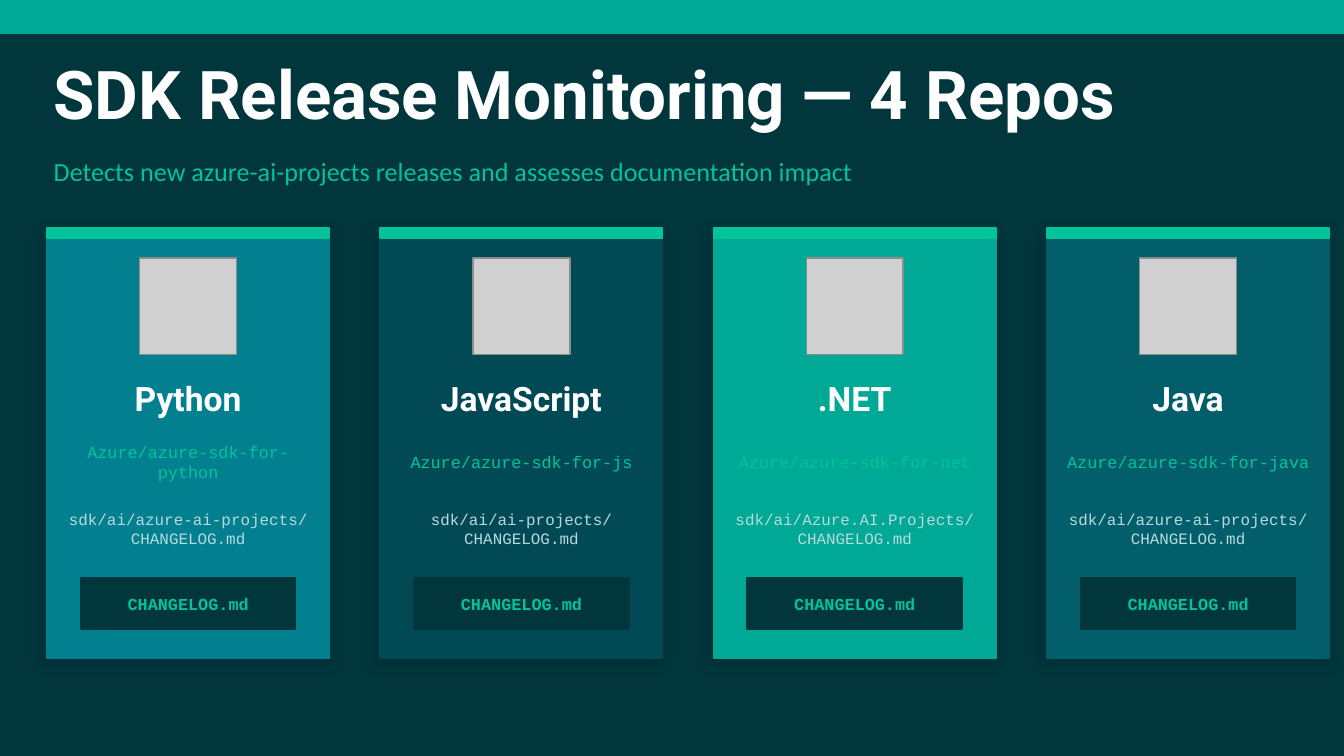
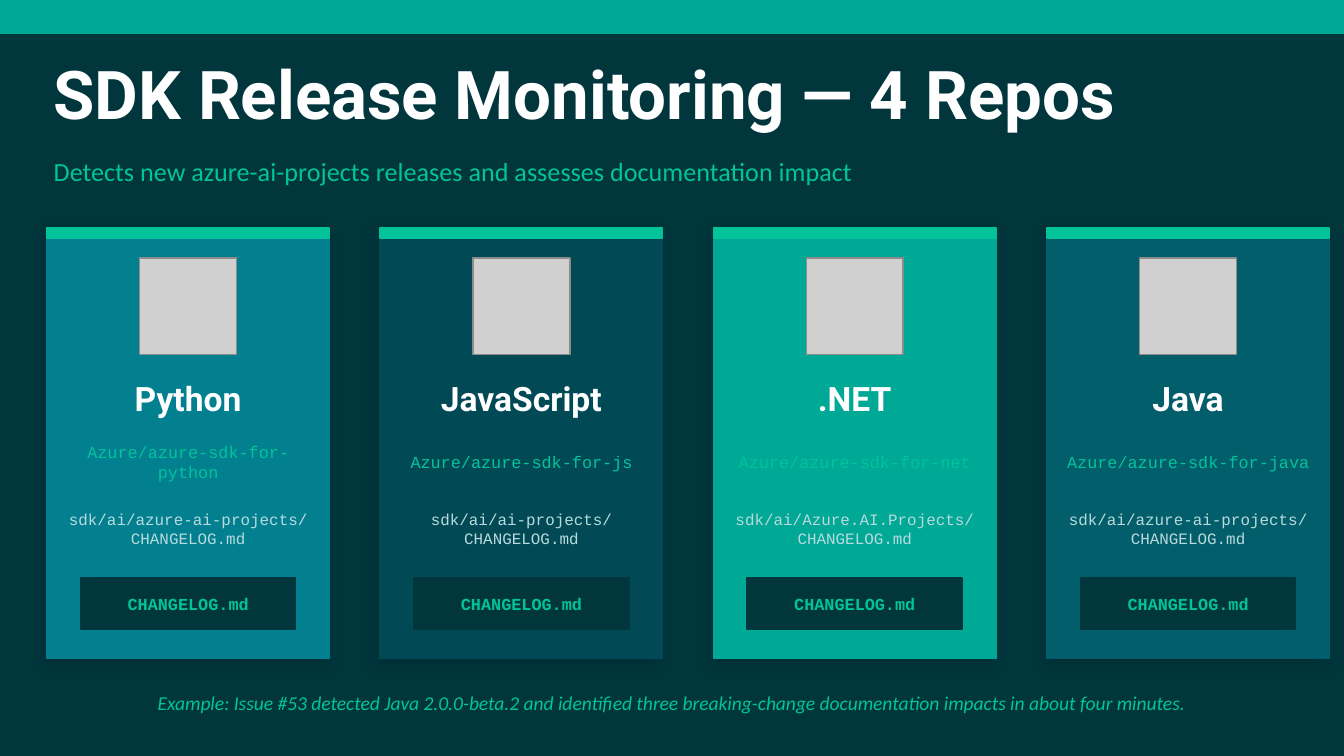
Before and after one commit to nicholasdbrady/foundry-docs, a slide deck: slide 13 of slides/foundry-docs-overview.pptx (slide 10 before the commit). Drawn at 1344x756 pixels with LibreOffice and Linux fonts; fonts in the diff are those of the drawing; grey boxes stand for pictures. Boxes give left, top, right and bottom in pixels: in the first picture for what was removed or moved away, otherwise in the second. Text is boxed around its words. In the diff, an @@ line names an element or a change of style, - is before the commit and + after.

```diff
--- a/slides/foundry-docs-overview.pptx
+++ b/slides/foundry-docs-overview.pptx
@@ text added at (x1=158, y1=696, x2=1185, y2=714), 10.5 pt, text #02C39A, italic @@
+Example: Issue #53 detected Java 2.0.0-beta.2 and identified three breaking-change documentation impacts in about four minutes.
```
Also in this commit, not shown: 10 other slides changed, 4 slides added, 1 slide removed, 1 other file.
